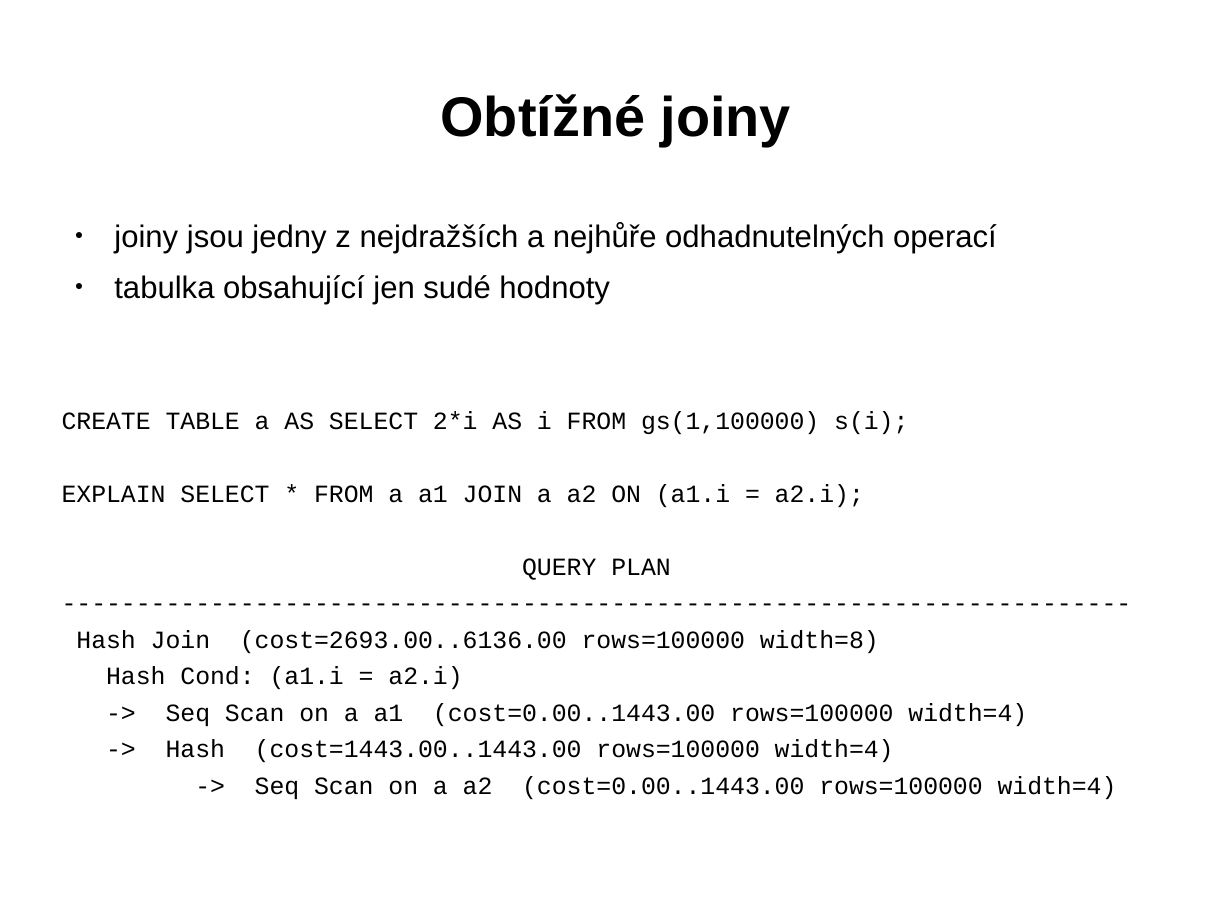
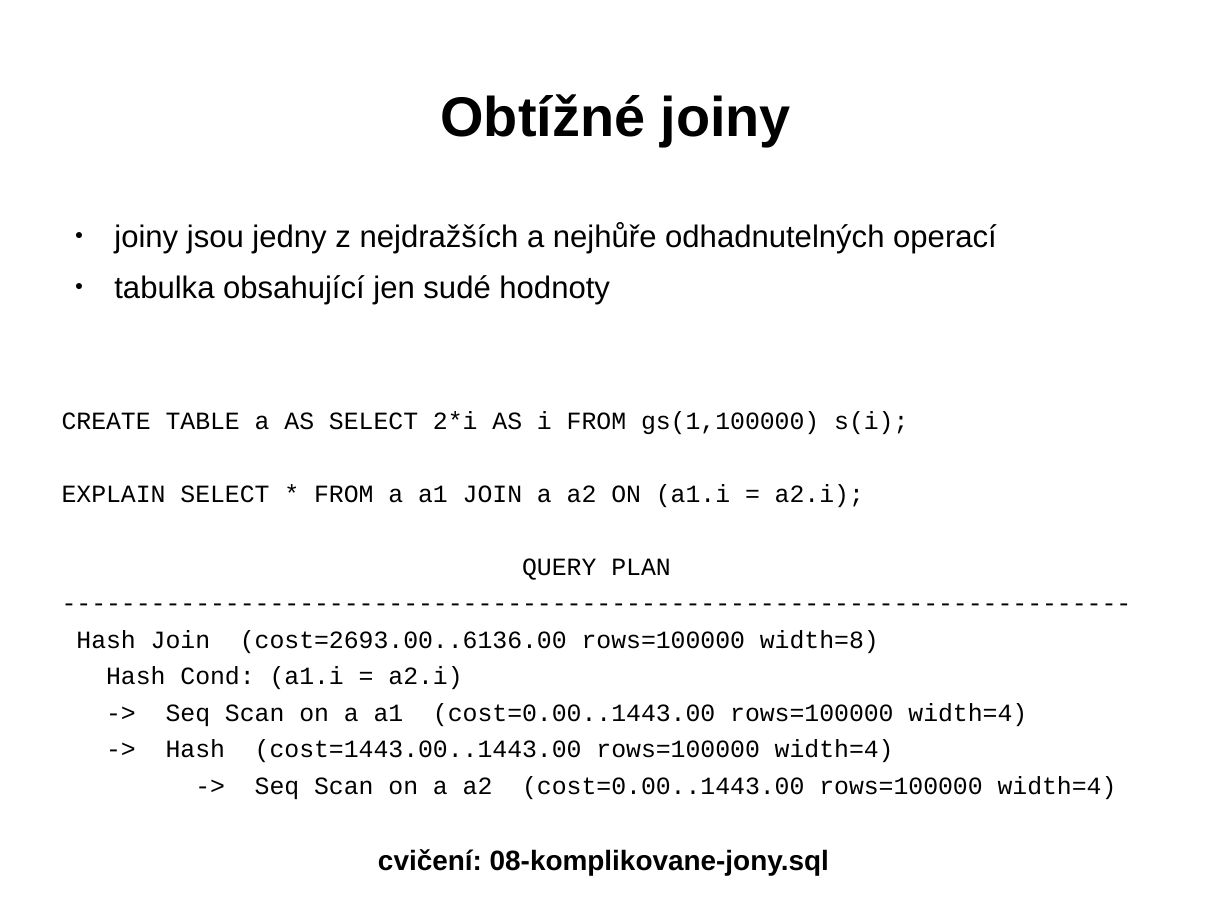
Before and after one commit to tvondra/explain_training, a slide deck: slide 31 of explain-training.odp (slide 33 before the commit). Drawn at 1232x924 pixels with LibreOffice and Linux fonts; fonts in the diff are those of the drawing. Boxes give left, top, right and bottom in pixels: in the first picture for what was removed or moved away, otherwise in the second. Text is boxed around its words. In the diff, an @@ line names an element or a change of style, - is before the commit and + after.

```diff
--- a/explain-training.odp
+++ b/explain-training.odp
@@ text at bbox=[378, 849, 829, 875]: paragraph added @@
+cvičení: 08-komplikovane-jony.sql
```
Also in this commit, not shown: 17 other slides changed, 6 slides removed, 14 other files.
